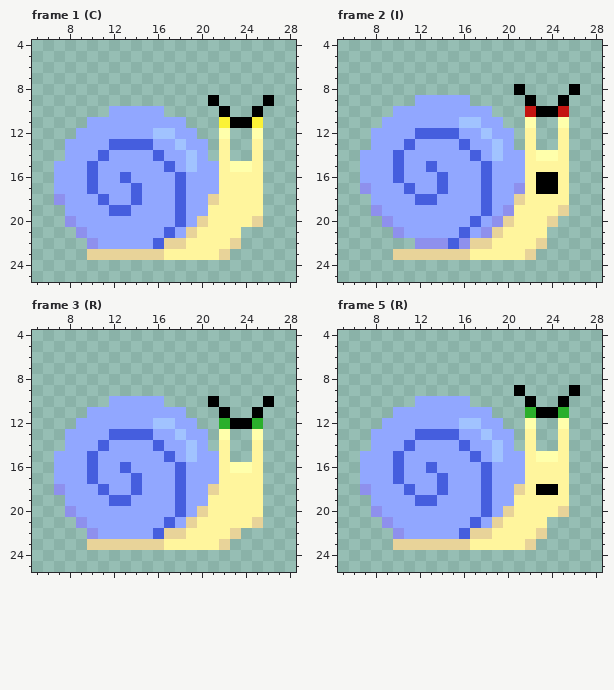
Two versions of one pixel-art file, Assets/Art/Enemy/Snail/Special/Snail_Special_Right.aseprite. Above: the version before the commit.
32x32 pixels, 6 frames. Shown: frame 1 (C): x 5..28, y 4..25; frame 2 (I): x 5..28, y 4..25; frame 3 (R): x 5..28, y 4..25; frame 5 (R): x 5..28, y 4..25. The commit also changed other frames, which this record leaves out.
The result:
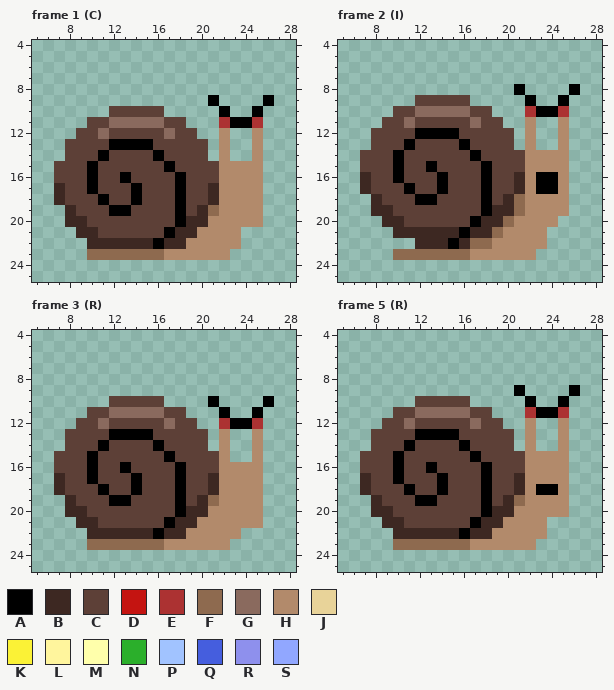
Palette (. is transparent): A #000000  B #3d2822  C #5d4037  D #c41411  E #ac3232  F #8e6a4f  G #8a6a5e  H #b28a6b  J #e8d399  K #fbf236  L #fff59d  M #ffffab  N #2baf2b  P #a1c3ff  Q #455ede  R #8e90ed  S #91a7ff
The edit:
--- frame 1 (C), layers "Face", "Body"
@@ x 5..28 @@
  9 ................A....A..
-10 .......SSSSS.....A..A...
-11 .....SSSSSSSSS...KAAK...
-12 ....SSSSSSSPPSS..M..M...
-13 ...SSSSQQQQSSPSS.L..L...
-14 ...SSSQSSSSQSSPS.L..L...
-15 ..SSSQSSSSSSQSPSSLMML...
-16 ..SSSQSSQSSSSQSSSLLLL...
-17 ..SSSQSSSQSSSQSSSLLLL...
-18 ..RSSSQSSQSSSQSSJLLLL...
-19 ...SSSSQQSSSSQSSLLLLL...
-20 ...RSSSSSSSSSQSJLLLLJ...
-21 ....RSSSSSSSQSJLLLL.....
-22 .....RSSSSSQJJLLLLJ.....
-23 .....JJJJJJJLLLLLJ......
+10 .......CCCCC.....A..A...
+11 .....CCGGGGGCC...EAAE...
+12 ....CCGCCCCCGCC..H..H...
+13 ...CCCCAAAACCCCC.H..H...
+14 ...CCCACCCCACCCC.H..H...
+15 ..CCCACCCCCCACCCCHHHH...
+16 ..CCCACCACCCCACCCHHHH...
+17 ..BCCACCCACCCACCBHHHH...
+18 ..BCCCACCACCCACCBHHHH...
+19 ...BCCCAACCCCACBFHHHH...
+20 ...BBCCCCCCCCABBHHHHH...
+21 ....BBCCCCCCABBHHHH.....
+22 .....BBBBBBABBHHHHH.....
+23 .....FFFFFFFHHHHHH......
 24 ........................
--- frame 2 (I), layers "Face", "Body"
@@ x 5..28 @@
  8 ................A....A..
- 9 .......SSSSS.....A..A...
-10 .....SSSSSSSSS...DAAD...
-11 ....SSSSSSSPPSS..M..M...
-12 ...SSSSQQQQSSPSS.L..L...
-13 ...SSSQSSSSQSSPS.L..L...
-14 ..SSSQSSSSSSQSPSSLMML...
-15 ..SSSQSSQSSSSQSSSLLLL...
-16 ..SSSQSSSQSSSQSSSLAAL...
-17 ..RSSSQSSQSSSQSSRLAAL...
-18 ...SSSSQQSSSSQSSJLLLL...
-19 ...RSSSSSSSSSQSRLLLLJ...
-20 ....RSSSSSSSQSRJLLLJ....
-21 .....RSSSSSQSRJLLLL.....
-22 .......RRRQRJJLLLLJ.....
-23 .....JJJJJJJLLLLLJ......
+ 9 .......CCCCC.....A..A...
+10 .....CCGGGGGCC...EAAE...
+11 ....CCGCCCCCGCC..H..H...
+12 ...CCCCAAAACCCCC.H..H...
+13 ...CCCACCCCACCCC.H..H...
+14 ..CCCACCCCCCACCCCHHHH...
+15 ..CCCACCACCCCACCCHHHH...
+16 ..BCCACCCACCCACCBHAAH...
+17 ..BCCCACCACCCACCBHAAH...
+18 ...BCCCAACCCCACBFHHHH...
+19 ...BBCCCCCCCCABBFHHHH...
+20 ....BBCCCCCCABBFHHHH....
+21 .....BBBBBBABBFHHHH.....
+22 .......BBBABFFHHHHH.....
+23 .....FFFFFFFHHHHHH......
 24 ........................
--- frame 3 (R), layers "Face", "Body"
@@ x 5..28 @@
  9 ........................
-10 .......SSSSS....A....A..
-11 .....SSSSSSSSS...A..A...
-12 ....SSSSSSSPPSS..NAAN...
-13 ...SSSSQQQQSSPSS.M..M...
-14 ...SSSQSSSSQSSPS.L..L...
-15 ..SSSQSSSSSSQSPSSL..L...
-16 ..SSSQSSQSSSSQSSSLMML...
-17 ..SSSQSSSQSSSQSSSLLLL...
-18 ..RSSSQSSQSSSQSSJLLLL...
-19 ...SSSSQQSSSSQSSLLLLL...
-20 ...RSSSSSSSSSQSJLLLLL...
-21 ....RSSSSSSSQSJLLLLLJ...
-22 .....RSSSSSQJJLLLLJ.....
-23 .....JJJJJJJLLLLLJ......
+10 .......CCCCC....A....A..
+11 .....CCGGGGGCC...A..A...
+12 ....CCGCCCCCGCC..EAAE...
+13 ...CCCCAAAACCCCC.H..H...
+14 ...CCCACCCCACCCC.H..H...
+15 ..CCCACCCCCCACCCCH..H...
+16 ..CCCACCACCCCACCCHHHH...
+17 ..BCCACCCACCCACCBHHHH...
+18 ..BCCCACCACCCACCBHHHH...
+19 ...BCCCAACCCCACBFHHHH...
+20 ...BBCCCCCCCCABBHHHHH...
+21 ....BBCCCCCCABBHHHHHH...
+22 .....BBBBBBABBHHHHH.....
+23 .....FFFFFFFHHHHHH......
 24 ........................
--- frame 5 (R), layers "Face", "Body"
@@ x 5..28 @@
  9 ................A....A..
-10 .......SSSSS.....A..A...
-11 .....SSSSSSSSS...NAAN...
-12 ....SSSSSSSPPSS..M..M...
-13 ...SSSSQQQQSSPSS.L..L...
-14 ...SSSQSSSSQSSPS.L..L...
-15 ..SSSQSSSSSSQSPSSLMML...
-16 ..SSSQSSQSSSSQSSSLLLL...
-17 ..SSSQSSSQSSSQSSSLLLL...
-18 ..RSSSQSSQSSSQSSJLAAL...
-19 ...SSSSQQSSSSQSSLLLLL...
-20 ...RSSSSSSSSSQSJLLLLJ...
-21 ....RSSSSSSSQSJLLLL.....
-22 .....RSSSSSQJJLLLLJ.....
-23 .....JJJJJJJLLLLLJ......
+10 .......CCCCC.....A..A...
+11 .....CCGGGGGCC...EAAE...
+12 ....CCGCCCCCGCC..H..H...
+13 ...CCCCAAAACCCCC.H..H...
+14 ...CCCACCCCACCCC.H..H...
+15 ..CCCACCCCCCACCCCHHHH...
+16 ..CCCACCACCCCACCCHHHH...
+17 ..BCCACCCACCCACCBHHHH...
+18 ..BCCCACCACCCACCBHAAH...
+19 ...BCCCAACCCCACBFHHHH...
+20 ...BBCCCCCCCCABBHHHHH...
+21 ....BBCCCCCCABBHHHH.....
+22 .....BBBBBBABBHHHHH.....
+23 .....FFFFFFFHHHHHH......
 24 ........................
Pixel boxes of the changes (left, top, right, bottom) in both pictures:
changed: (54, 106, 263, 260)
changed: (360, 95, 569, 260)
changed: (54, 396, 263, 550)
changed: (360, 396, 569, 550)
